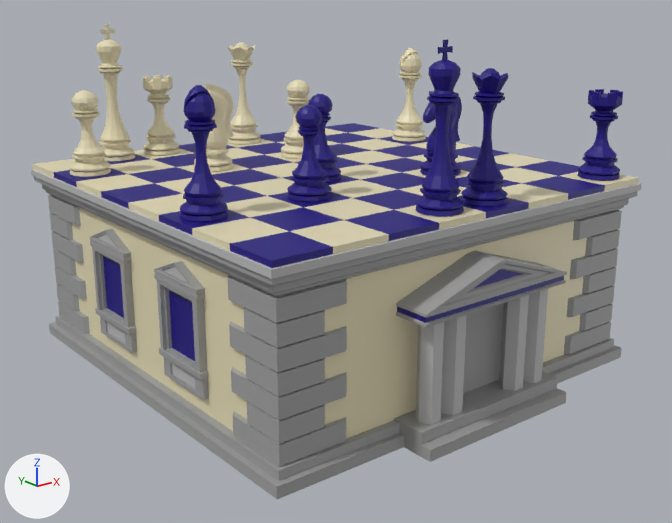
What one commit did to the OBJ model Blender Models/Law and Politics/Chess.obj.
Before and after are seen from a 50 mm camera at (-5.24, -6.71, 2.32) aimed at (-0.04, -0.21, -0.28). The axes (+X, +Y, +Z) are drawn at lower left. The lights are the same throughout. Where no turn or scale is listed for an object, it has been applied to the vertices. Vertices at the same position are counted once.

The older version as bpy lines, for what is in view:
```python
ob_base_cube_003 = bpy.data.objects.new('base_Cube.003', me_base_cube_003)
ob_base_cube_003.location = (0.0, 0.0, 0.0)
ob_bb_circle_007 = bpy.data.objects.new('BB_Circle.007', me_bb_circle_007)
ob_bb_circle_007.location = (0.0, 0.0, 0.0)
ob_roof_cube = bpy.data.objects.new('roof_Cube', me_roof_cube)
ob_roof_cube.location = (0.0, 0.0, 0.0)
ob_wb_circle_014 = bpy.data.objects.new('WB_Circle.014', me_wb_circle_014)
ob_wb_circle_014.location = (0.0, 0.0, 0.0)
ob_wk_circle_012 = bpy.data.objects.new('WK_Circle.012', me_wk_circle_012)
ob_wk_circle_012.location = (0.0, 0.0, 0.0)
ob_wn_circle_018 = bpy.data.objects.new('WN_Circle.018', me_wn_circle_018)
ob_wn_circle_018.location = (0.0, 0.0, 0.0)
ob_wp_circle_017 = bpy.data.objects.new('WP_Circle.017', me_wp_circle_017)
ob_wp_circle_017.location = (0.0, 0.0, 0.0)
ob_wq_circle_013 = bpy.data.objects.new('WQ_Circle.013', me_wq_circle_013)
ob_wq_circle_013.location = (0.0, 0.0, 0.0)
ob_wr_circle_016 = bpy.data.objects.new('WR_Circle.016', me_wr_circle_016)
ob_wr_circle_016.location = (0.0, 0.0, 0.0)
# also in view: 'BR_Circle.010' at (1.75, -1.75, 0.93); 'BQ_Circle.006' at (0.25, -1.75, 1.07); 'window_Cube.001' at (0.0, 0.0, -0.35); 'BN_Circle.008' at (0.75, -0.75, 0.94); 'BP_Circle.011' at (-0.75, -0.75, 0.92)
```
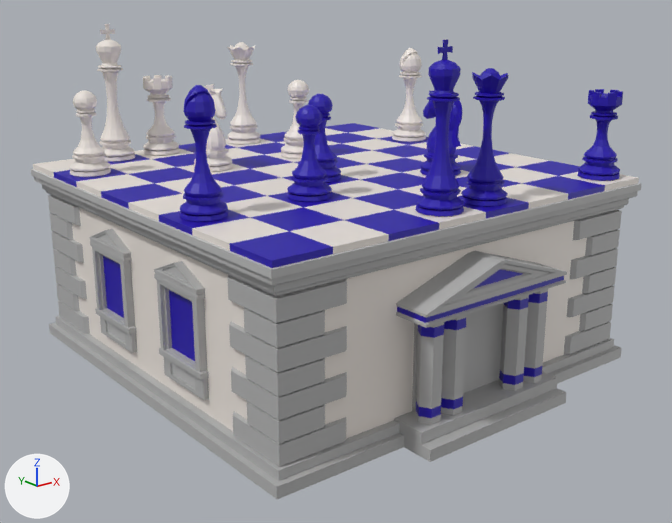
Changed parts and their boxes (x1, y1, x2, y2) in the pictures (672 x 523 px):
'roof_Cube', recoloured
    both: (31, 123, 640, 297)
'base_Cube.003', recoloured
    both: (49, 208, 621, 499)
'door_Cube.002', recoloured
    both: (394, 251, 567, 462)
'window_Cube.001', recoloured
    both: (89, 229, 209, 400)
'Cylinder_Cylinder.001', recoloured (grey to blue)
    both: (416, 289, 548, 425)
'BK_Circle', recoloured
    both: (415, 40, 464, 216)
'BB_Circle.007', recoloured
    both: (180, 85, 228, 222)
'BQ_Circle.006', recoloured
    both: (461, 68, 509, 206)
'WK_Circle.012', recoloured (beige to grey)
    both: (96, 24, 135, 161)
'BP_Circle.011', recoloured
    both: (287, 105, 332, 201)
'BR_Circle.010', recoloured
    both: (577, 89, 623, 180)
'WP_Circle.017', recoloured (beige to white)
    both: (70, 90, 111, 177)
'WR_Circle.016', recoloured (beige to grey)
    both: (143, 75, 179, 155)
'WN_Circle.018', recoloured, mesh turned (beige to grey)
    before: (194, 84, 234, 171)
    after: (194, 84, 233, 171)
'WQ_Circle.013', recoloured (beige to grey)
    both: (227, 42, 261, 144)
'WB_Circle.014', recoloured (beige to white)
    both: (392, 48, 426, 142)
'BN_Circle.008', recoloured, mesh turned
    before: (420, 91, 462, 176)
    after: (420, 91, 463, 176)
'WP.001_Circle.020', recoloured (beige to white)
    both: (281, 80, 310, 158)
'BP.001_Circle.019', recoloured
    both: (308, 94, 341, 182)
part 2 of me_cylinder_cylinder_001, added
    after: (416, 289, 548, 425)

The change, as a diff of the scene's bpy script:
```diff
--- a/Blender Models/Law and Politics/Chess.obj.py
+++ b/Blender Models/Law and Politics/Chess.obj.py
@@ mat_1_primary @@
 mat_1_primary = principled_material('1_Primary')
-mat_1_primary.base_color = (0.8, 0.724, 0.477)  # beige #e7ddb8
+mat_1_primary.base_color = (0.855, 0.794, 0.739)  # white #eee6df
 mat_1_primary.roughness = 0.431
@@ mat_2_secondary @@
 mat_2_secondary = principled_material('2_Secondary')
-mat_2_secondary.base_color = (0.00829, 0.0, 0.211)  # blue #16007f
+mat_2_secondary.base_color = (0.0133, 0.0, 0.41)  # blue #1e00ac
 mat_2_secondary.roughness = 0.526
@@ me_bn_circle_008 @@
 me_bn_circle_008.from_pydata(...)  # 332 vertices, 325 faces; spans x 0.516..0.991, y -0.93..-0.57, z 0.55..1.328
 # used by ob_bn_circle_008; location = (0.0, 0.0, 0.0)
+# me_bn_circle_008 part 1: the whole mesh is turned -90 degrees about the z axis through its middle, then moved by (-0.003, -0.003, 0.0)
 me_bn_circle_008.materials.append(mat_2_secondary)
@@ me_cylinder_cylinder_001 @@
 # used by ob_cylinder_cylinder_001; location = (0.0, 0.0, 0.0)
-me_cylinder_cylinder_001.from_pydata(...)  # 96 vertices, 48 faces; spans x -0.7..0.7, y -2.13..2.13, z -1.13..-0.13
-me_cylinder_cylinder_001.materials.append(mat_stone_light)  # grey #bbbbbb
+me_cylinder_cylinder_001.from_pydata(...)  # 288 vertices, 240 faces; spans x -0.7..0.7, y -2.13..2.13, z -1.13..-0.13
+# me_cylinder_cylinder_001 part 2: 96 vertices added at x -0.7..0.7, y -2.13..-1.96, z -0.95..-0.21
+me_cylinder_cylinder_001.materials.append(mat_stone_dark)  # grey #9f9f9f
+me_cylinder_cylinder_001.materials.append(mat_2_secondary)  # blue #1e00ac
@@ me_wn_circle_018 @@
 me_wn_circle_018.from_pydata(...)  # 332 vertices, 325 faces; spans x -0.984..-0.509, y 0.57..0.93, z 0.55..1.328
 # used by ob_wn_circle_018; location = (0.0, 0.0, 0.0)
+# me_wn_circle_018 part 3: the whole mesh is turned 90 degrees about the z axis through its middle, then moved by (-0.003, 0.003, 0.0)
 me_wn_circle_018.materials.append(mat_1_primary)
```
